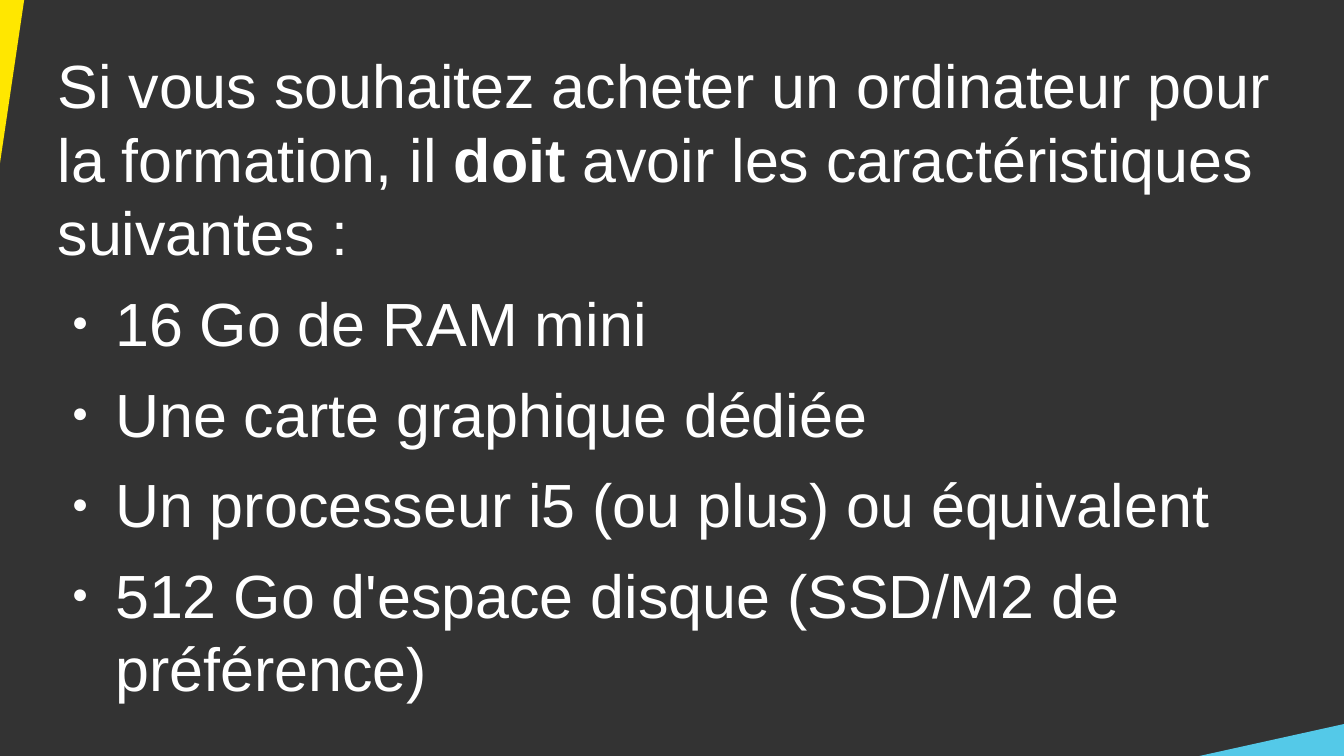
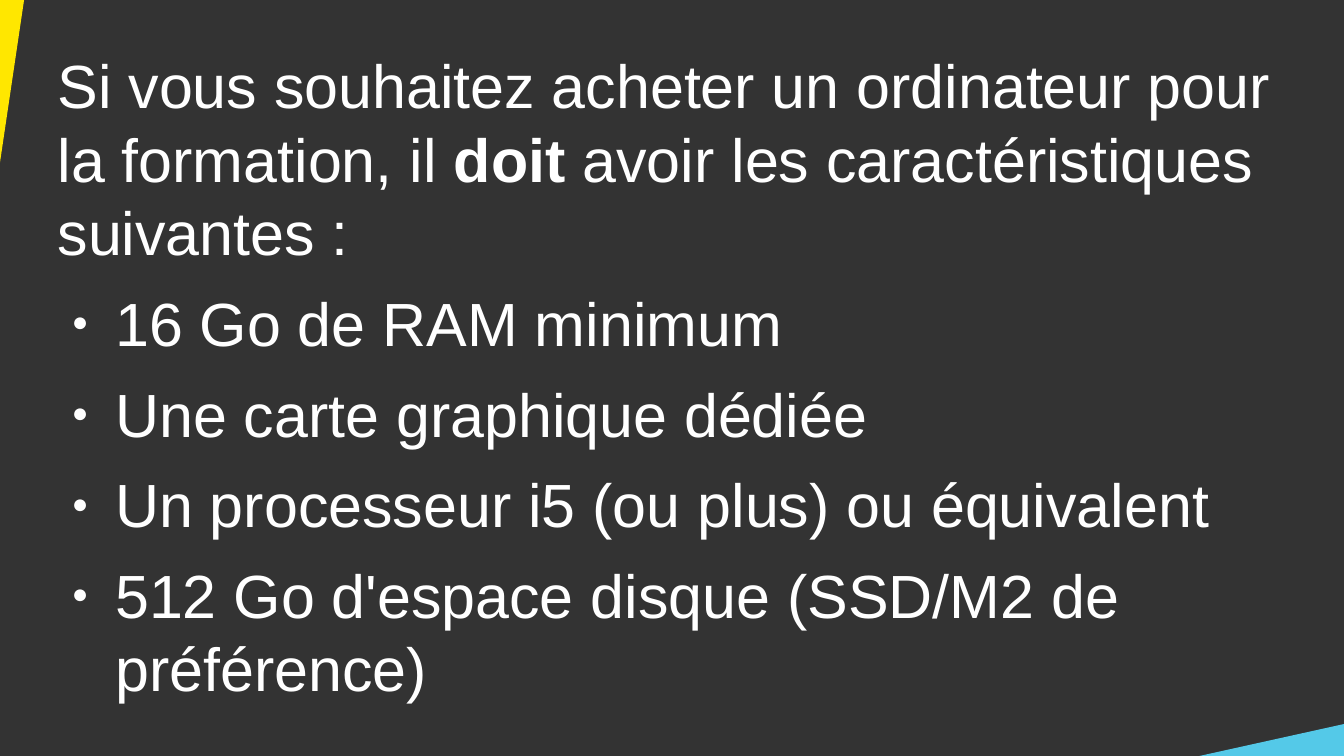
Before and after one commit to DanYellow/cours, a slide deck: slide 28 of presentation-formation-mmi/presentation.odp (slide 27 before the commit). Drawn at 1344x756 pixels with LibreOffice and Linux fonts; fonts in the diff are those of the drawing. Boxes give left, top, right and bottom in pixels: in the first picture for what was removed or moved away, otherwise in the second. Text is boxed around its words. In the diff, an @@ line names an element or a change of style, - is before the commit and + after.

```diff
--- a/presentation-formation-mmi/presentation.odp
+++ b/presentation-formation-mmi/presentation.odp
@@ text at [115, 302, 782, 347]: text changed @@
-● 16 Go de RAM mini
+● 16 Go de RAM minimum
```
Also in this commit, not shown: 11 other slides changed, 1 slide added, 1 other file.
